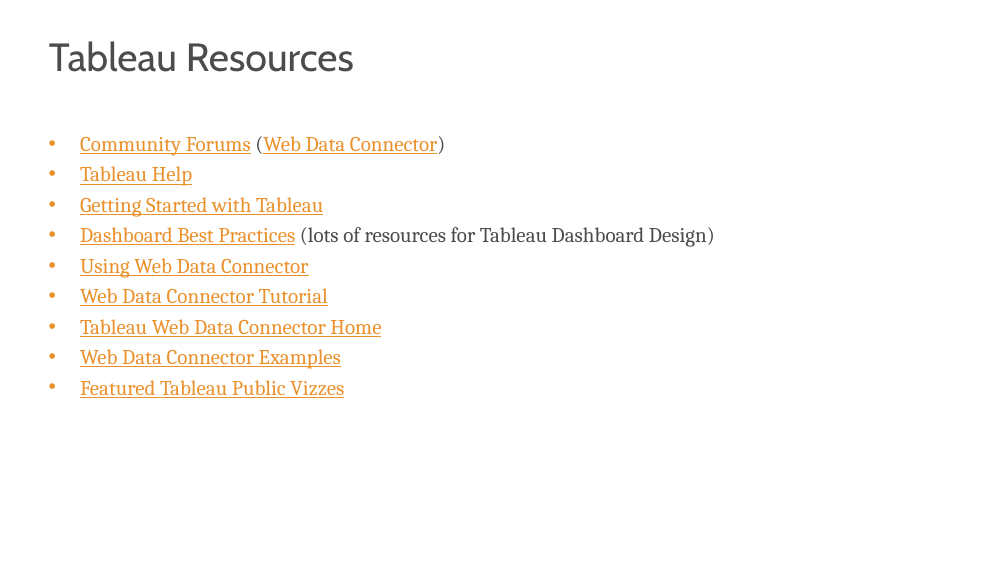
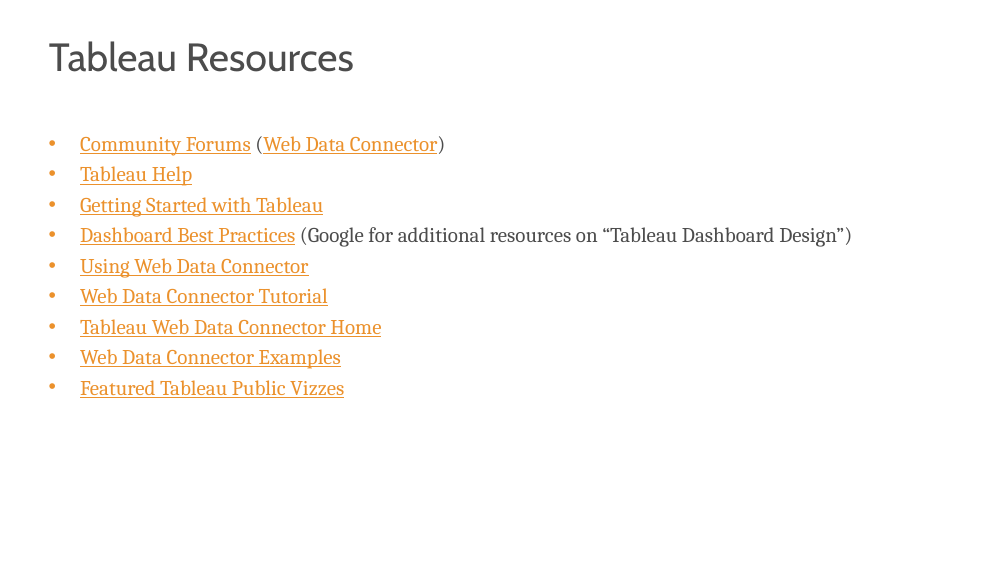
Before and after one commit to s-kyle-reed/data-lecture, a slide deck: slide 31 of lecture.pptx. Drawn at 1008x567 pixels with LibreOffice and Linux fonts; fonts in the diff are those of the drawing; background and template pictures are left out. Boxes give left, top, right and bottom in pixels: in the first picture for what was removed or moved away, otherwise in the second. Text is boxed around its words. In the diff, an @@ line names an element or a change of style, - is before the commit and + after.

```diff
--- a/lecture.pptx
+++ b/lecture.pptx
@@ text at [80,227,852,247]: text changed @@
-• Dashboard Best Practices (lots of resources for Tableau Dashboard Design)
+• Dashboard Best Practices (Google for additional resources on “Tableau Dashboard Design”)
```
Also in this commit, not shown: 2 other slides changed, 1 other file.
